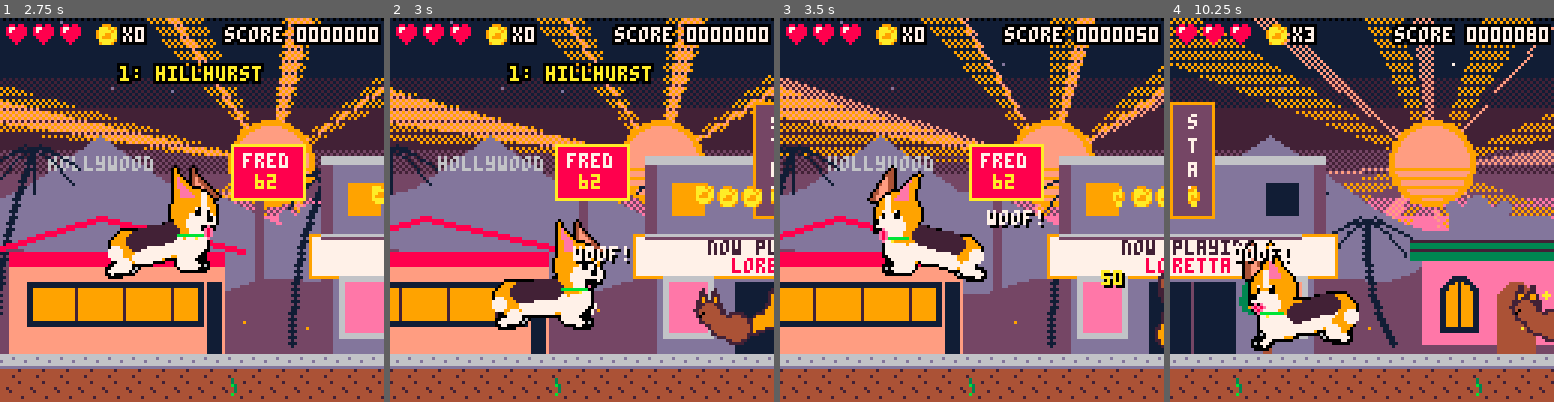
Above: before the commit, frames 1-4 (left to right).
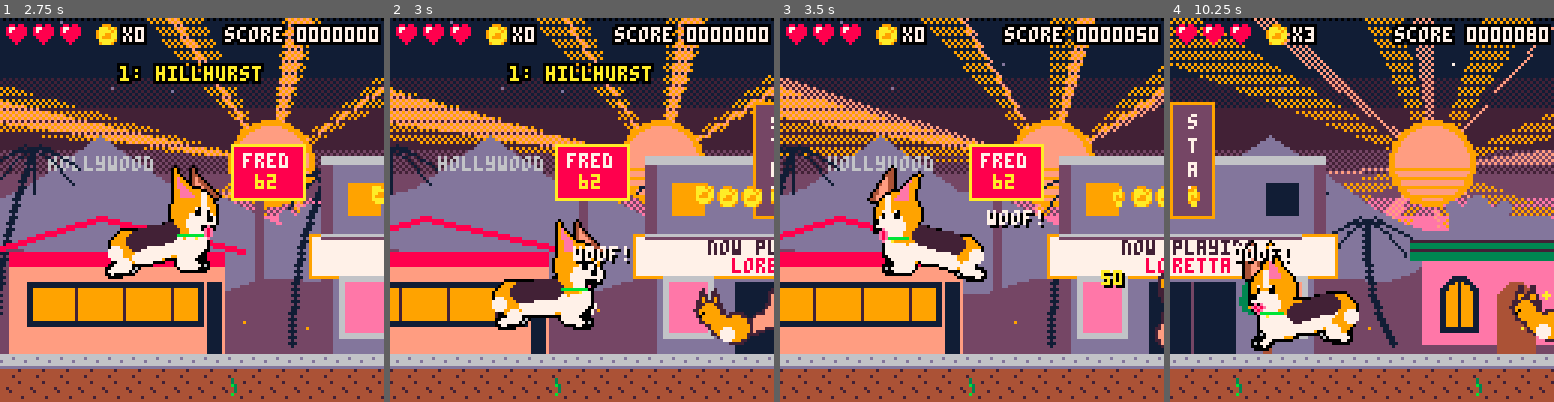
Above: after the commit, the same moments.

Repository: drachis/carts
Game: PICO-8 cartridge proj/loretta/loretta.p8
Same seed, same stepped clock (60 frames per second), same inputs: the game is played once before the commit and once after it.
Inputs:
- Up to frame 1 (2.75 s): tap X (X key) at 0.33, 1.07, 1.85 s; tap O (Z key) at 0.7, 1.7, 2.1, 2.5 s; hold Right 1.6-2.1 s; hold Up 2.15-2.42 s; hold Right from 2.47 s (still down)
- Up to frame 2 (3 s): keep holding Right; tap O (Z key) at 2.9 s; tap X (X key) at 2.97 s
- Up to frame 3 (3.5 s): release Right at 3.03 s; hold Left from 3.08 s (still down); tap O (Z key) at 3.3 s
- Up to frame 4 (10.25 s): release Left at 3.58 s; hold Down 3.63-3.97 s; tap O (Z key) every 0.4 s from 3.7 to 10.1 s; hold Right 4.02-4.68 s; tap X (X key) every 1.12 s from 4.08 to 9.67 s; hold Up 4.73-5.03 s; hold Left 5.08-5.68 s; hold Down 5.73-6.03 s; hold Right 6.08-6.58 s; hold Right 6.63-7.13 s; hold Up 7.18-7.45 s; hold Right 7.5-8.07 s; hold Left 8.12-8.62 s; hold Down 8.67-9 s; hold Right 9.05-9.72 s; hold Up 9.77-10.07 s; hold Left from 10.12 s (still down)

Frame 1 is identical in both runs. In frame 2, 1.0% of the frame differs, in the area x 80-100%, y 71-85%; in frame 3, less than 0.1%; in frame 4, 0.6%.

Commit message:
loretta: squirrels are two-tone: rust-orange body, cream belly, salmon tail
Co-Authored-By: Claude Opus 5.5 <noreply@anthropic.com>

Diff:
--- a/proj/loretta/tests/test_title.lua
+++ b/proj/loretta/tests/test_title.lua
@@ -1,8 +1,7 @@
 -- test_title.lua : the whole real cart, real scenery and main together,
 -- from its first frame: it boots, runs and draws the title. kept tiny so
 -- this cart is only ever limited by the game itself.
-function sfx() end
-music,dset=sfx,sfx
+function music() end
 local n,game_draw,game_update=0,_draw,_update60
 function _draw() end
 function _update60()
--- a/proj/loretta/things.lua
+++ b/proj/loretta/things.lua
@@ -187,7 +187,7 @@
   x,y=link.x,link.y
  end
  for pass=0,1 do
-  for i=6,1,-1 do circfill(links[i].x,links[i].y,2+i/2-pass,pass*7+2) end
+  for i=6,1,-1 do circfill(links[i].x,links[i].y,2+i/2-pass,pass*13+2) end
  end
  local head_x,head_y=body_x+dir*6,body_y-5
  for ear=-2,2,4 do
@@ -195,10 +195,11 @@
   tri(head_x+ear-1,head_y-2,head_x+ear+1,head_y-2,head_x+ear,head_y-6,9)
  end
  for pass=0,1 do
-  circfill(body_x-dir*3,body_y,5-pass,2+pass*2)
-  circfill(body_x+dir*2,body_y-1,4-pass,2+pass*2)
-  circfill(head_x,head_y,4-pass,2+pass*2)
- end
+  circfill(body_x-dir*3,body_y,5-pass,2+pass*7)
+  circfill(body_x+dir*2,body_y-1,4-pass,2+pass*7)
+  circfill(head_x,head_y,4-pass,2+pass*7)
+ end
+ circfill(body_x,body_y+2,2,7)
  pset(head_x+dir*2,head_y,0)
  pset(head_x+dir*3,head_y+1,0)
 end
Not shown, changed: proj/loretta/notes/things.md
